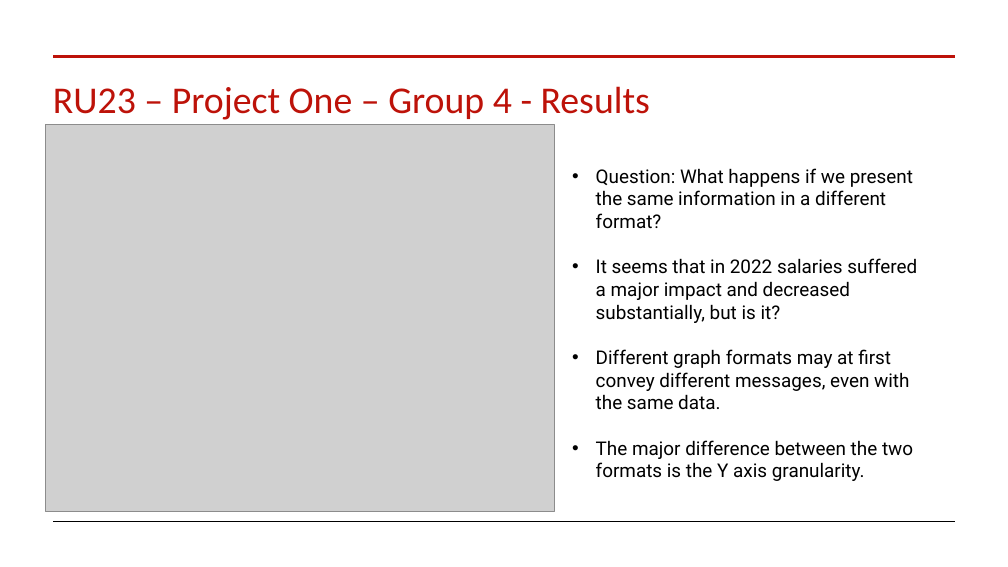
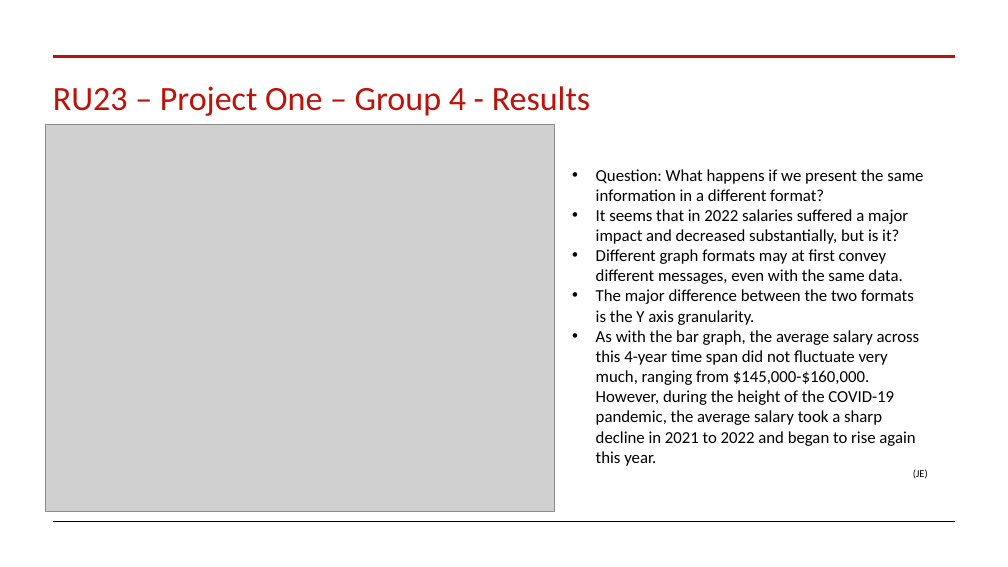
Before and after one commit to joseeneas/RB_Module_08_Project_01, a slide deck: slide 3 of rut23-project-one/ProjectOne-Group4-ProjectResults.pptx. Drawn at 1008x567 pixels with LibreOffice and Linux fonts; fonts in the diff are those of the drawing; grey boxes stand for pictures. Boxes give left, top, right and bottom in pixels: in the first picture for what was removed or moved away, otherwise in the second. Text is boxed around its words. In the diff, an @@ line names an element or a change of style, - is before the commit and + after.

```diff
--- a/rut23-project-one/ProjectOne-Group4-ProjectResults.pptx
+++ b/rut23-project-one/ProjectOne-Group4-ProjectResults.pptx
@@ title "RU23 – Project One – ..." at bbox=[53, 86, 590, 116]: size 36 to 32.4 pt @@
@@ text at bbox=[596, 169, 923, 325]: size 18 to 16 pt, font Roboto to Calibri in "Question: What happens if we present the ...", "It seems that in 2022 salaries suffered ...", "Different graph formats may at first convey ...", "The major difference between the two formats ..." @@
@@ text at bbox=[596, 330, 928, 479]: paragraphs added @@
+• As with the bar graph, the average salary across this 4-year time span did not fluctuate very much, ranging from $145,000-$160,000. However, during the height of the COVID-19 pandemic, the average salary took a sharp decline in 2021 to 2022 and began to rise again this year.
+(JE)
```
Also in this commit, not shown: 6 other slides changed, 2 slides added.
